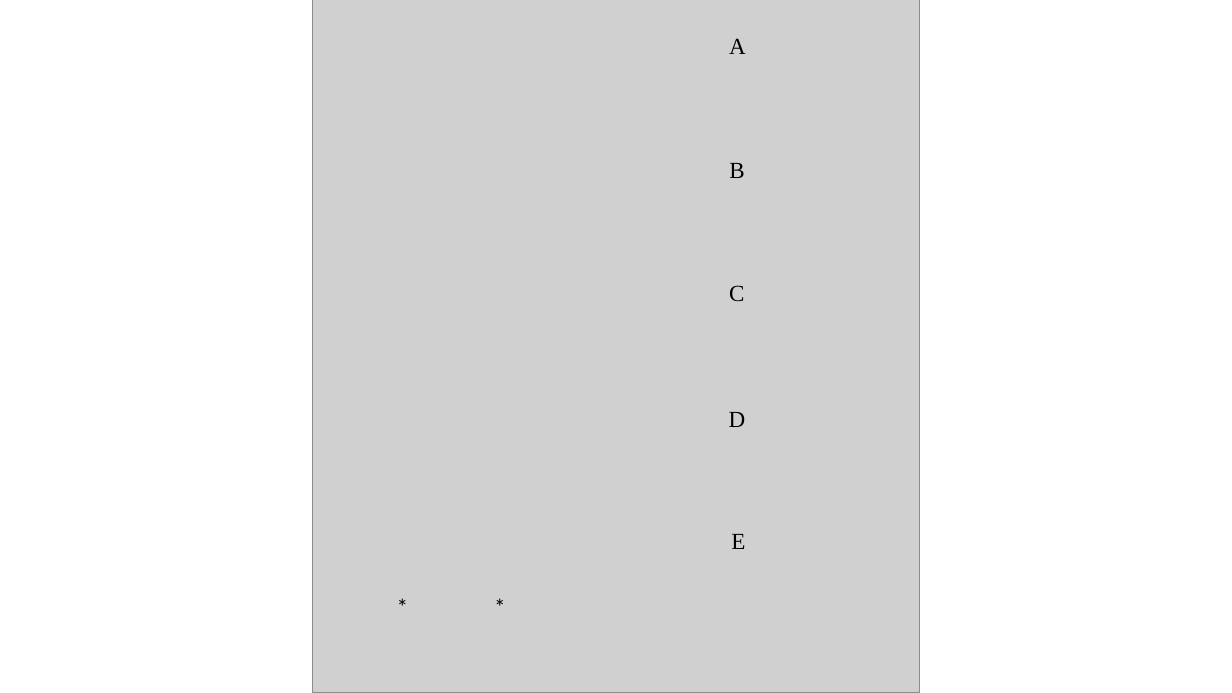
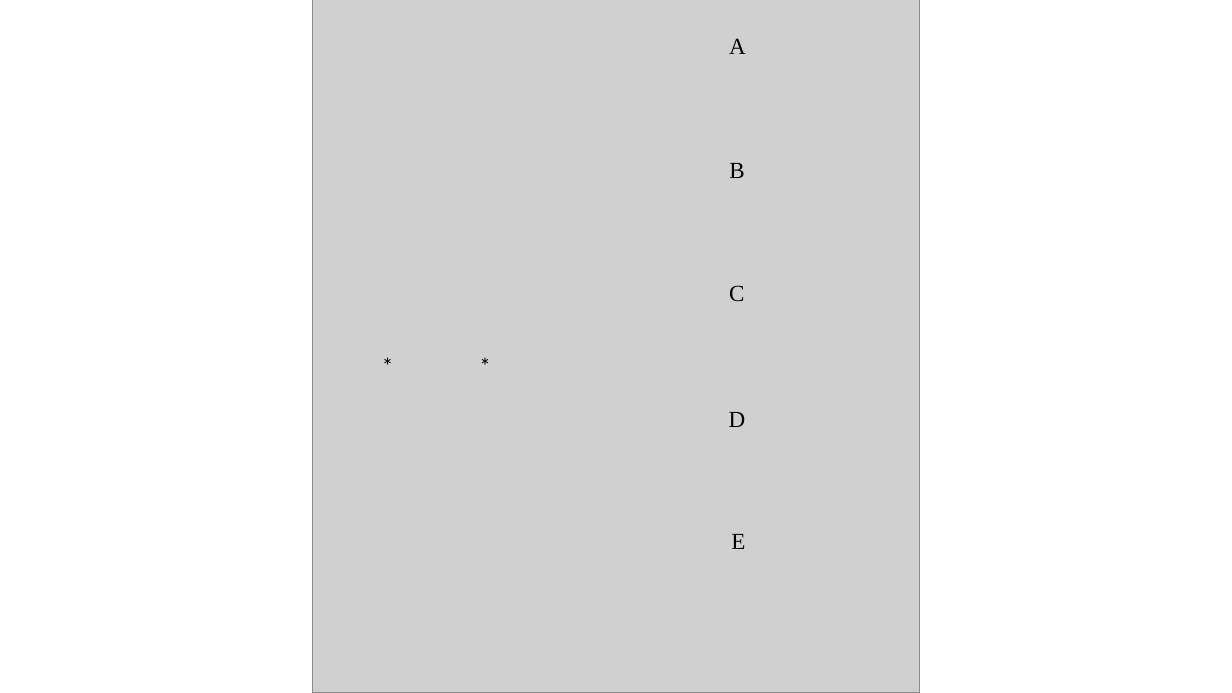
Before and after one commit to ricdesantiago/Wrack_monitoring, a slide deck: slide 2 of figures.pptx. Drawn at 1232x693 pixels with LibreOffice and Linux fonts; fonts in the diff are those of the drawing; grey boxes stand for pictures. Boxes give left, top, right and bottom in pixels: in the first picture for what was removed or moved away, otherwise in the second. Text is boxed around its words. In the diff, an @@ line names an element or a change of style, - is before the commit and + after.

```diff
--- a/figures.pptx
+++ b/figures.pptx
@@ text "*": place and size @@
-text "*" at (388, 588, 419, 625)
+text "*" at (373, 347, 404, 384)
@@ text "*": place and size @@
-text "*" at (485, 588, 516, 625)
+text "*" at (470, 347, 501, 384)
```
Also in this commit, not shown: 2 other slides changed, 7 other files.
